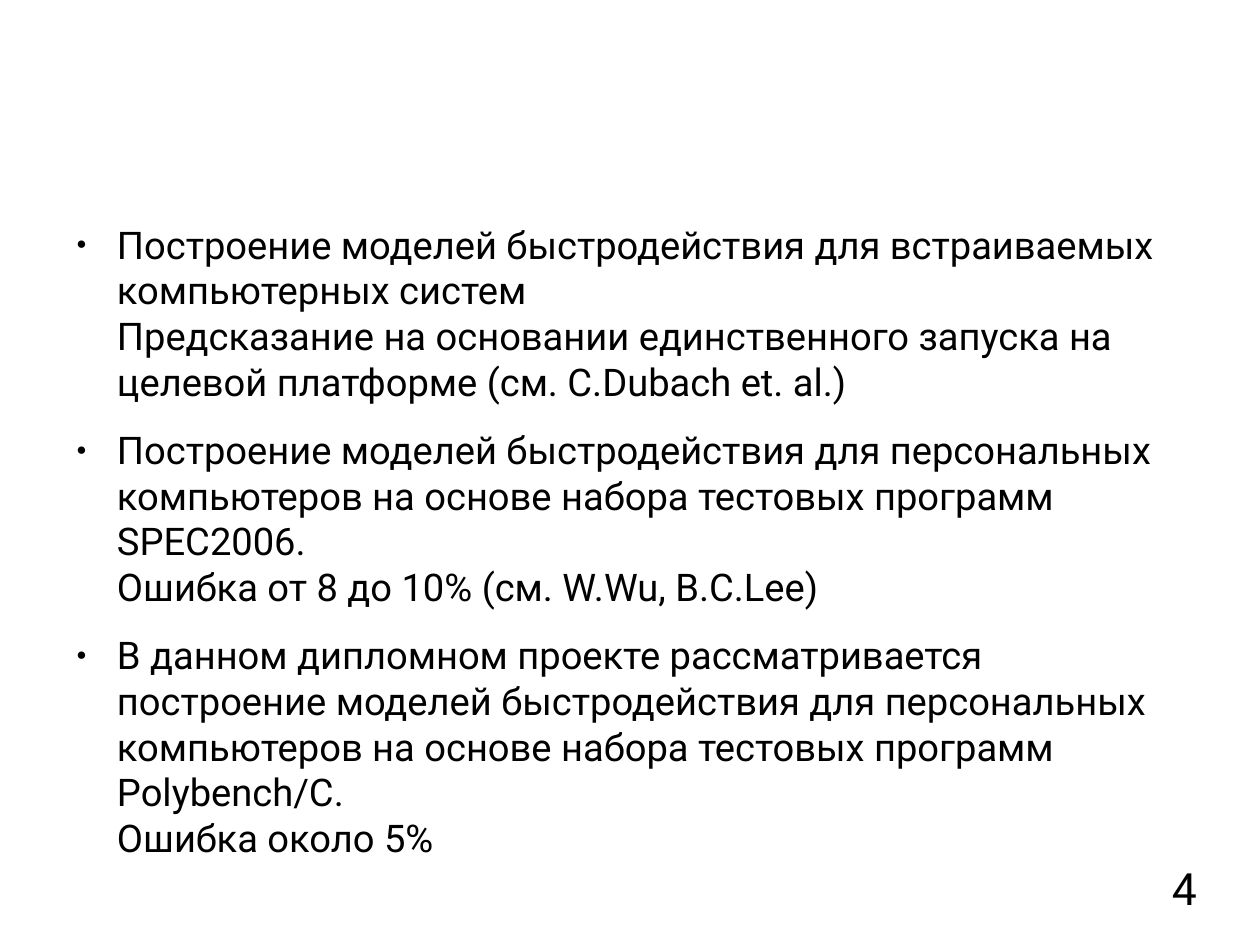
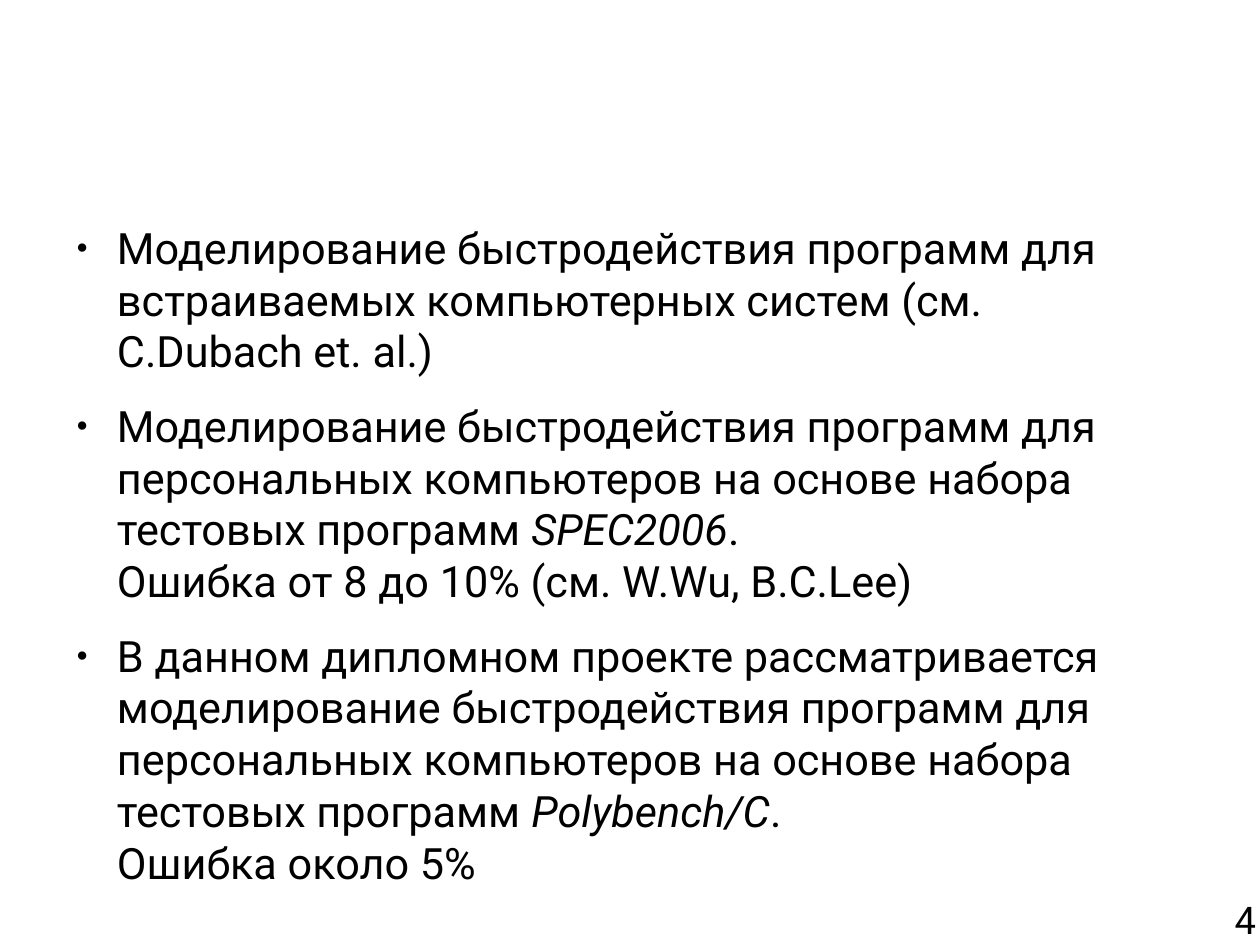
Before and after one commit to mkpankov/adaptor, a slide deck: slide 4 of diploma/defense/brochure.odp. Drawn at 1260x945 pixels with LibreOffice and Linux fonts; fonts in the diff are those of the drawing; background and template pictures are left out. Boxes give left, top, right and bottom in pixels: in the first picture for what was removed or moved away, otherwise in the second. Text is boxed around its words. In the diff, an @@ line names an element or a change of style, - is before the commit and + after.

Commit message:
Editing minor things.

```diff
--- a/diploma/defense/brochure.odp
+++ b/diploma/defense/brochure.odp
@@ text at [117,231,1098,880]: text changed; size 24 to 27.2 pt @@
-● Построение моделей быстродействия для встраиваемых компьютерных систем
-  Предсказание на основании единственного запуска на целевой платформе (см. C.Dubach et. al.)
-● Построение моделей быстродействия для персональных компьютеров на основе набора тестовых программ SPEC2006.
-  Ошибка от 8 до 10% (см. W.Wu, B.C.Lee)
-● В данном дипломном проекте рассматривается построение моделей быстродействия для персональных компьютеров на основе набора тестовых программ Polybench/C.
-  Ошибка около 5%
+● Моделирование быстродействия программ для встраиваемых компьютерных систем (см. C.Dubach et. al.)
+● Моделирование быстродействия программ для персональных компьютеров на основе набора тестовых программ SPEC2006.
+  Ошибка от 8 до 10% (см. W.Wu, B.C.Lee)
+● В данном дипломном проекте рассматривается моделирование быстродействия программ для персональных компьютеров на основе набора тестовых программ Polybench/C.
+  Ошибка около 5%
@@ page number: place and size @@
-page number at [1172,873,1197,905]
+page number at [1235,907,1256,934]
@@ page number at [1235,907,1256,934]: size 28 to 24 pt @@
```
Also in this commit, not shown: 30 other slides changed, 1 slide removed.
